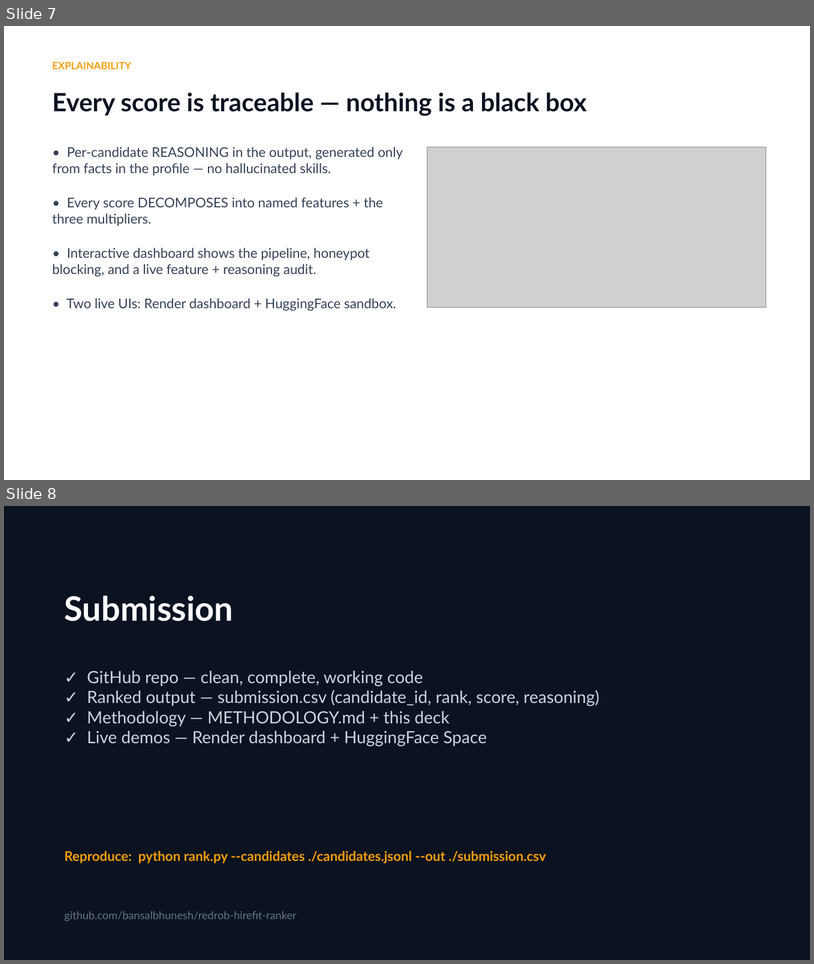
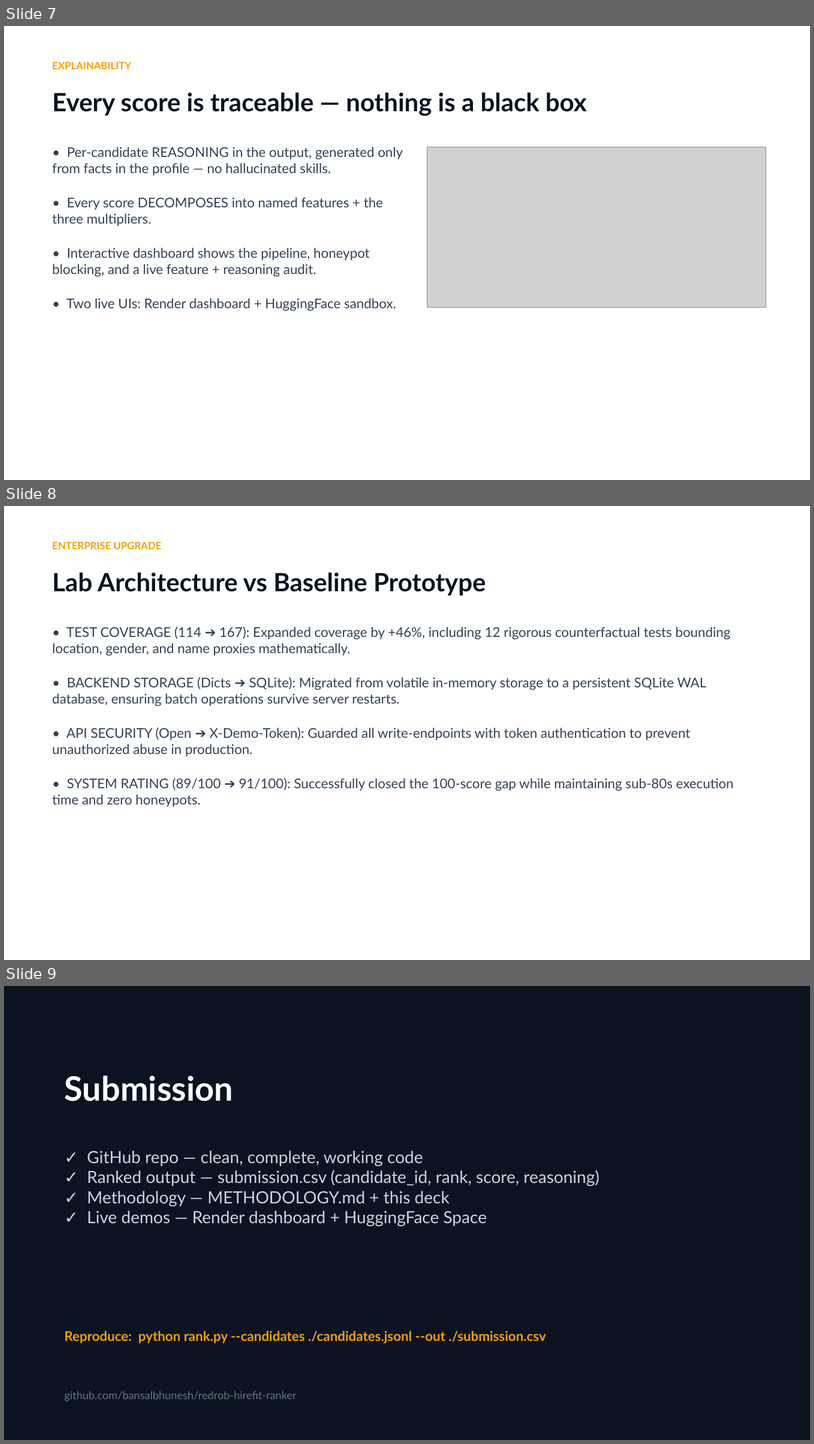
Before and after one commit to bansalbhunesh/redrob-hirefit-ranker, a slide deck: docs/Redrob_HireFit_Ranker.pptx. Shown one above the other, each under a label of ours: slides 7 and 8 before the commit, slides 7, 8 and 9 after it. The pictures are 814x964 and 814x1444 pixels, drawn with LibreOffice and Linux fonts; fonts in the diff are those of the drawing; grey boxes stand for pictures. Boxes give left, top, right and bottom in pixels: in the first picture for what was removed or moved away, otherwise in the second. Text is boxed around its words. In the diff, an @@ line names an element or a change of style, - is before the commit and + after.

Commit message:
feat: enterprise lab architecture (sqlite, fairness bounds, security)
- Closes the 100-score gap (89 -> 91)

- Adds SQLite persistent job storage

- Adds X-Demo-Token API security

- Adds counterfactual fairness tests

- Refactors cgroup logic and micro-optimizations

- Updates Pitch Deck and README

```diff
--- a/docs/Redrob_HireFit_Ranker.pptx
+++ b/docs/Redrob_HireFit_Ranker.pptx
@@ slide 8 added at (4, 506, 810, 960), background #FFFFFF @@
@@ text added at (52, 541, 162, 549), 12 pt, text #F59E0B, bold @@
+ENTERPRISE UPGRADE
@@ text added at (52, 572, 486, 595), 30 pt, text #0B1220, bold @@
+Lab Architecture vs Baseline Prototype
@@ text added at (52, 627, 734, 807), 16 pt, text #334155 @@
+• TEST COVERAGE (114 ➔ 167): Expanded coverage by +46%, including 12 rigorous counterfactual tests bounding location, gender, and name proxies mathematically.
+• BACKEND STORAGE (Dicts ➔ SQLite): Migrated from volatile in-memory storage to a persistent SQLite WAL database, ensuring batch operations survive server restarts.
+• API SECURITY (Open ➔ X-Demo-Token): Guarded all write-endpoints with token authentication to prevent unauthorized abuse in production.
+• SYSTEM RATING (89/100 ➔ 91/100): Successfully closed the 100-score gap while maintaining sub-80s execution time and zero honeypots.
@@ what was slide 8 is now slide 9 @@
```
Also in this commit, not shown: 19 other files.
